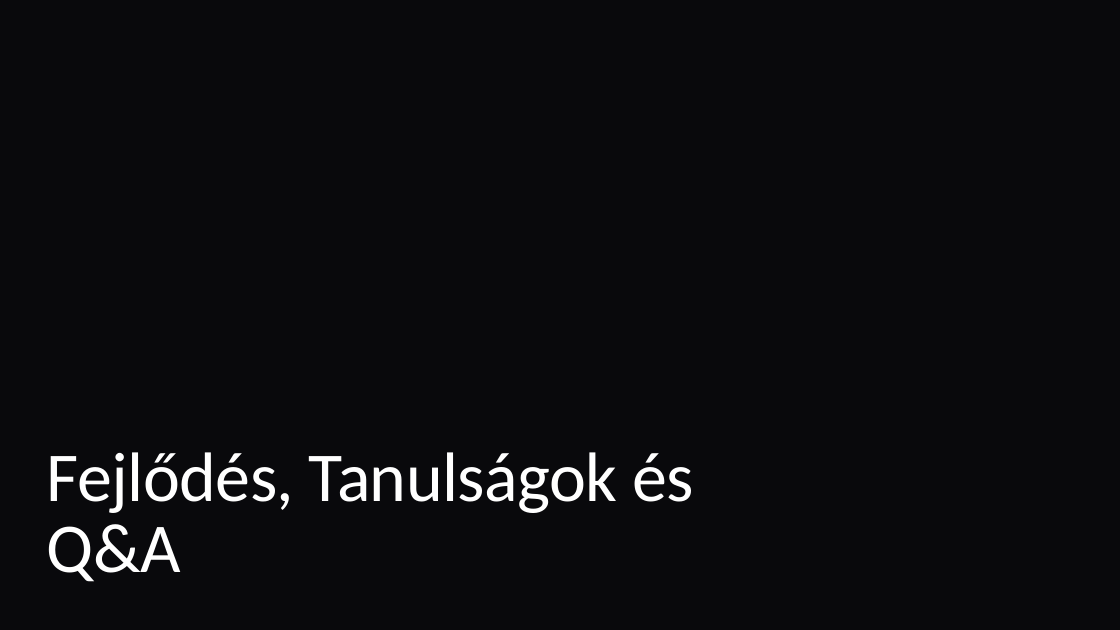
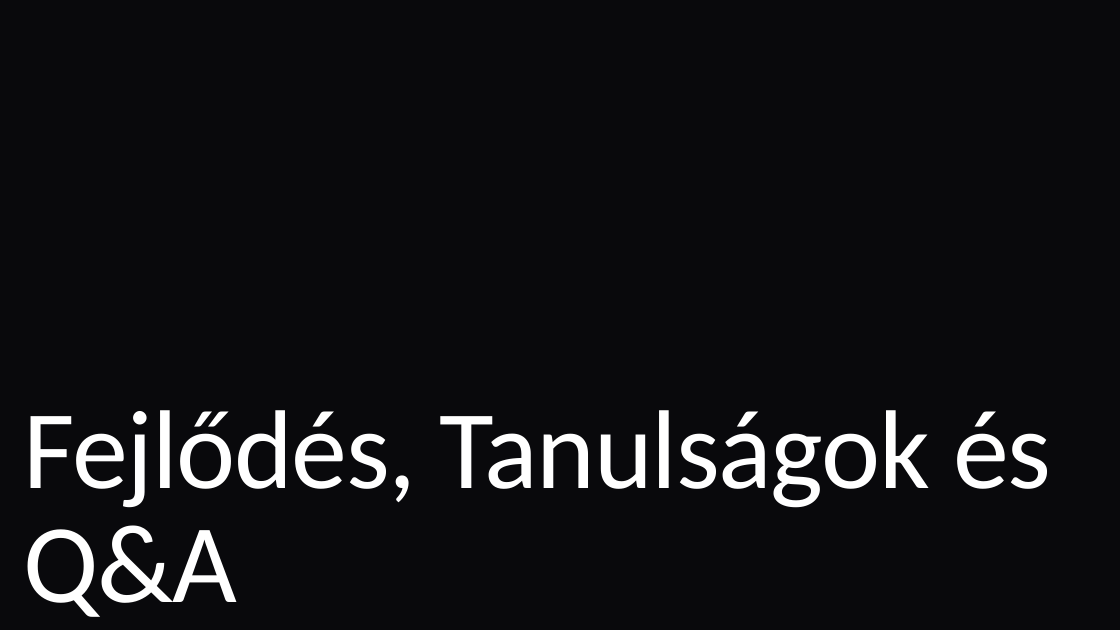
Before and after one commit to Zoli06/FastFuel, a slide deck: slide 49 of docs/FastFuel Prezentáció.pptx (slide 10 before the commit). Drawn at 1120x630 pixels with LibreOffice and Linux fonts; fonts in the diff are those of the drawing; background and template pictures are left out. Boxes give left, top, right and bottom in pixels: in the first picture for what was removed or moved away, otherwise in the second. Text is boxed around its words. In the diff, an @@ line names an element or a change of style, - is before the commit and + after.

```diff
--- a/docs/FastFuel Prezentáció.pptx
+++ b/docs/FastFuel Prezentáció.pptx
@@ title "Fejlődés, Tanulságok és Q&A": place and size @@
-title "Fejlődés, Tanulságok és Q&A" at (47, 452, 694, 582)
+title "Fejlődés, Tanulságok és Q&A" at (24, 410, 1051, 617)
@@ title "Fejlődés, Tanulságok és Q&A" at (24, 410, 1051, 617): size 60 to 96 pt, letter spacing -0.5 to -1.1 pt; less space between paragraphs @@
```
Also in this commit, not shown: 5 other slides changed, 45 slides added, 2 slides removed, 38 other files.
